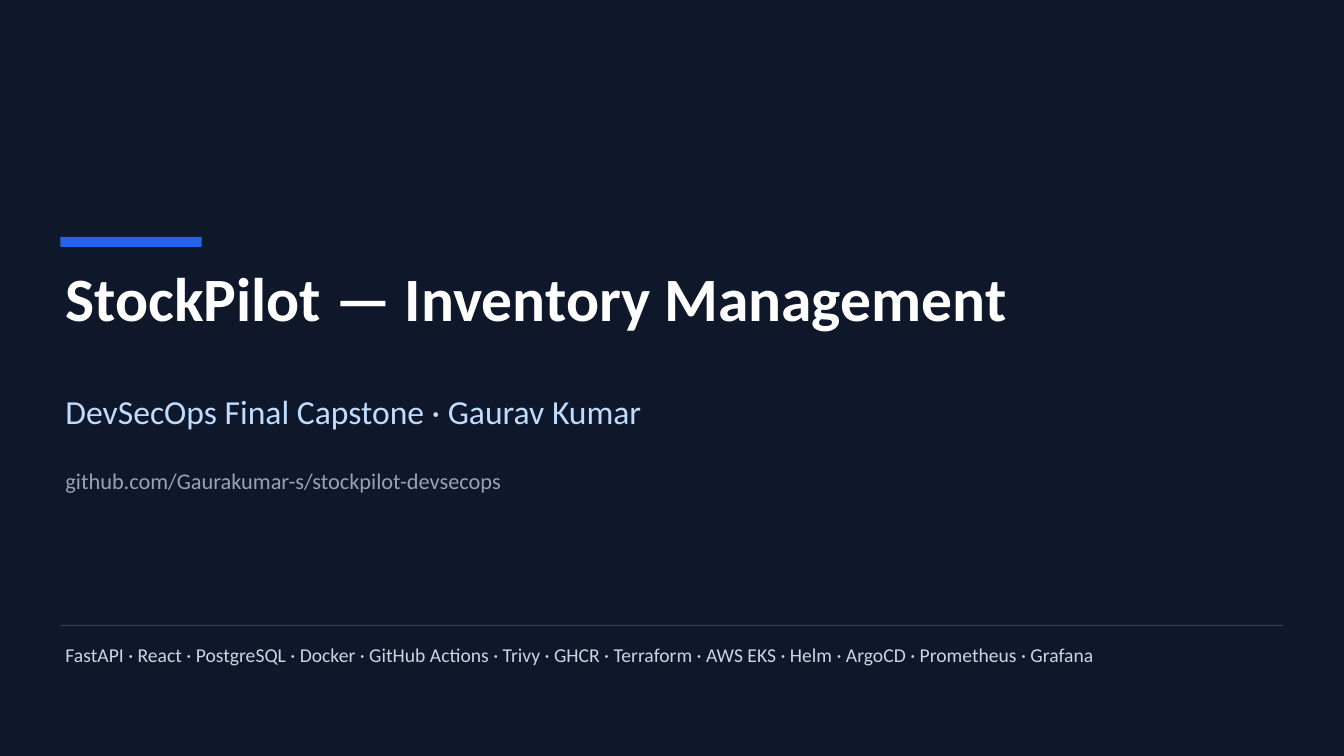
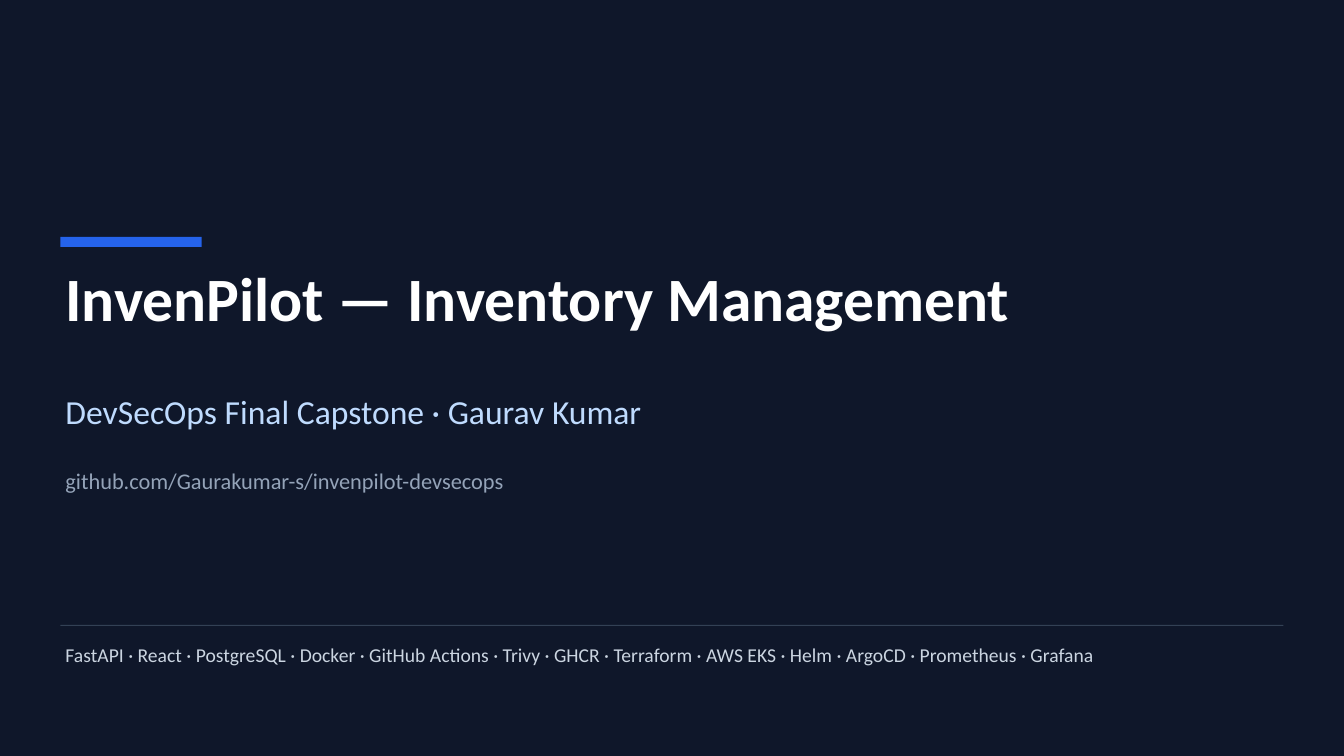
Before and after one commit to Gaurakumar-s/invenpilot-devsecops, a slide deck: slide 1 of demo/slides.pptx. Drawn at 1344x756 pixels with LibreOffice and Linux fonts; fonts in the diff are those of the drawing. Boxes give left, top, right and bottom in pixels: in the first picture for what was removed or moved away, otherwise in the second. Text is boxed around its words. In the diff, an @@ line names an element or a change of style, - is before the commit and + after.

Commit message:
docs: regenerate slides and local screenshots under the InvenPilot name

```diff
--- a/demo/slides.pptx
+++ b/demo/slides.pptx
@@ text at [65, 277, 1009, 332]: text changed @@
-StockPilot — Inventory Management
+InvenPilot — Inventory Management
@@ text at [65, 473, 503, 493]: text changed @@
-github.com/Gaurakumar-s/stockpilot-devsecops
+github.com/Gaurakumar-s/invenpilot-devsecops
```
Also in this commit, not shown: 9 other slides changed, 7 other files.
